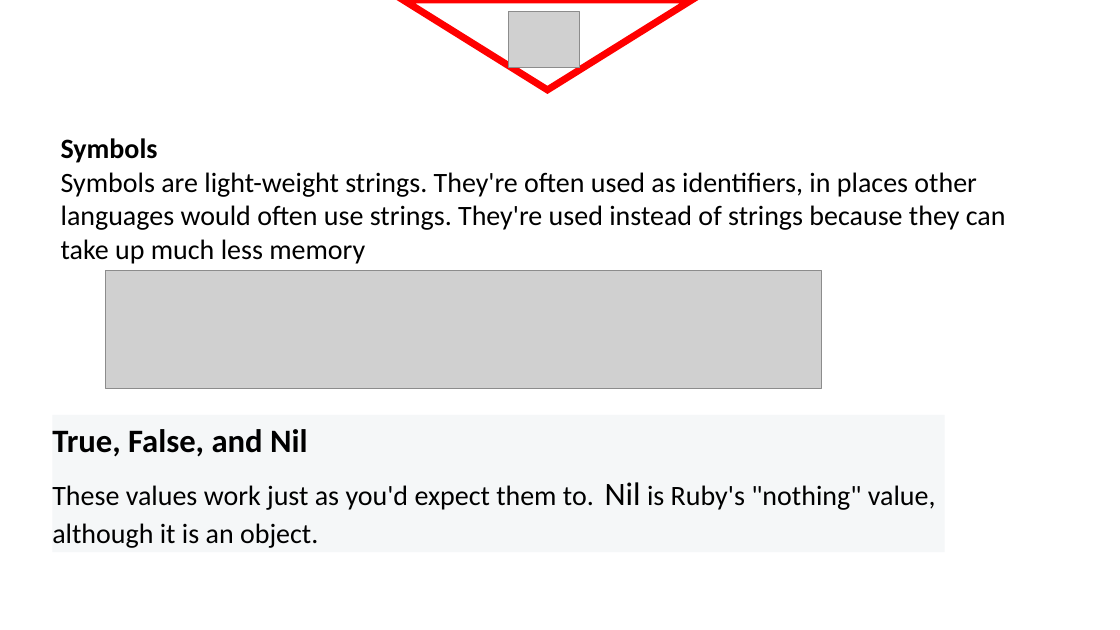
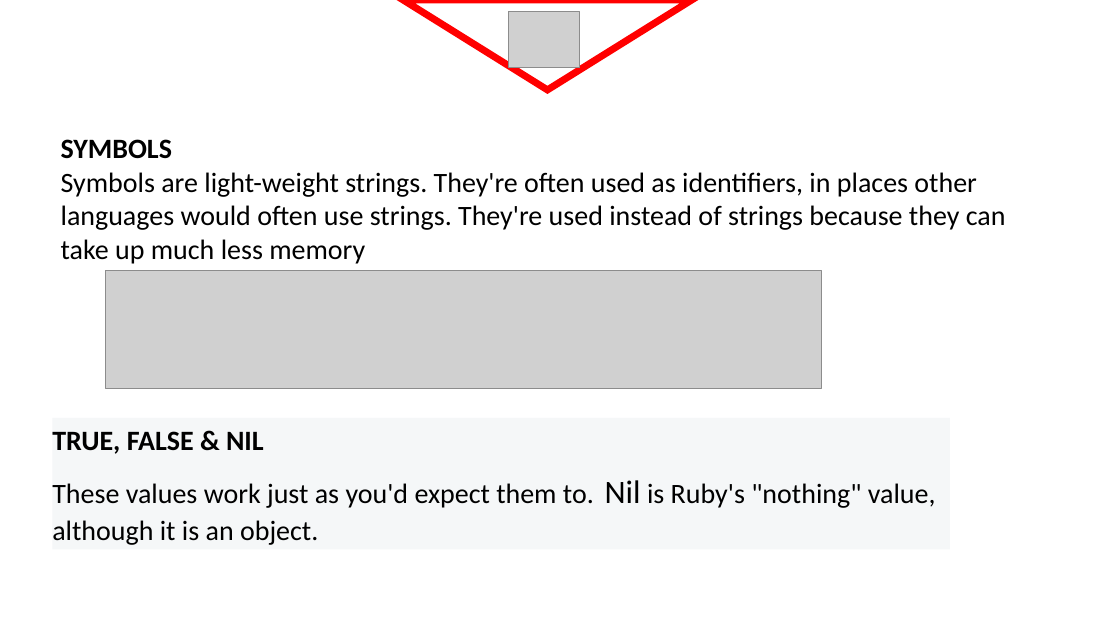
Before and after one commit to ritesh93kumar/ritrep, a slide deck: slide 11 of Ruby Programming Language.pptx (slide 12 before the commit). Drawn at 1120x630 pixels with LibreOffice and Linux fonts; fonts in the diff are those of the drawing; grey boxes stand for pictures. Boxes give left, top, right and bottom in pixels: in the first picture for what was removed or moved away, otherwise in the second. Text is boxed around its words. In the diff, an @@ line names an element or a change of style, - is before the commit and + after.

```diff
--- a/Ruby Programming Language.pptx
+++ b/Ruby Programming Language.pptx
@@ text at box(61, 139, 172, 159): text changed @@
-Symbols
+SYMBOLS
@@ rectangle "TRUE, FALSE & NIL": place and size @@
-rectangle "TRUE, FALSE & NIL" at box(52, 415, 944, 552)
+rectangle "TRUE, FALSE & NIL" at box(52, 418, 950, 549)
@@ text in rectangle at box(52, 431, 264, 454): text changed; size 28 to 24 pt @@
-True, False, and Nil
+TRUE, FALSE & NIL
```
Also in this commit, not shown: 26 other slides changed, 1 slide added, 1 slide removed.
